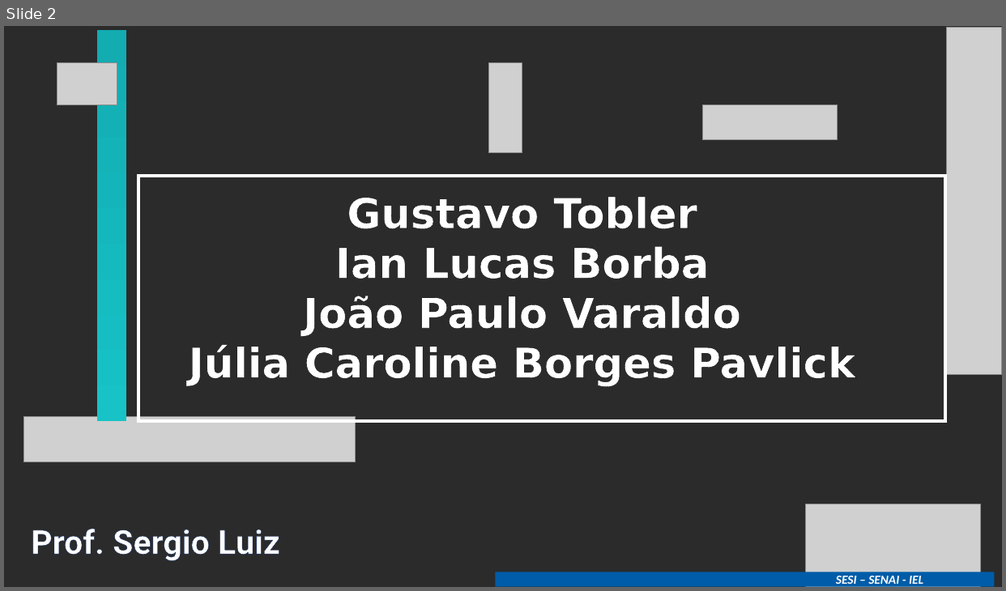
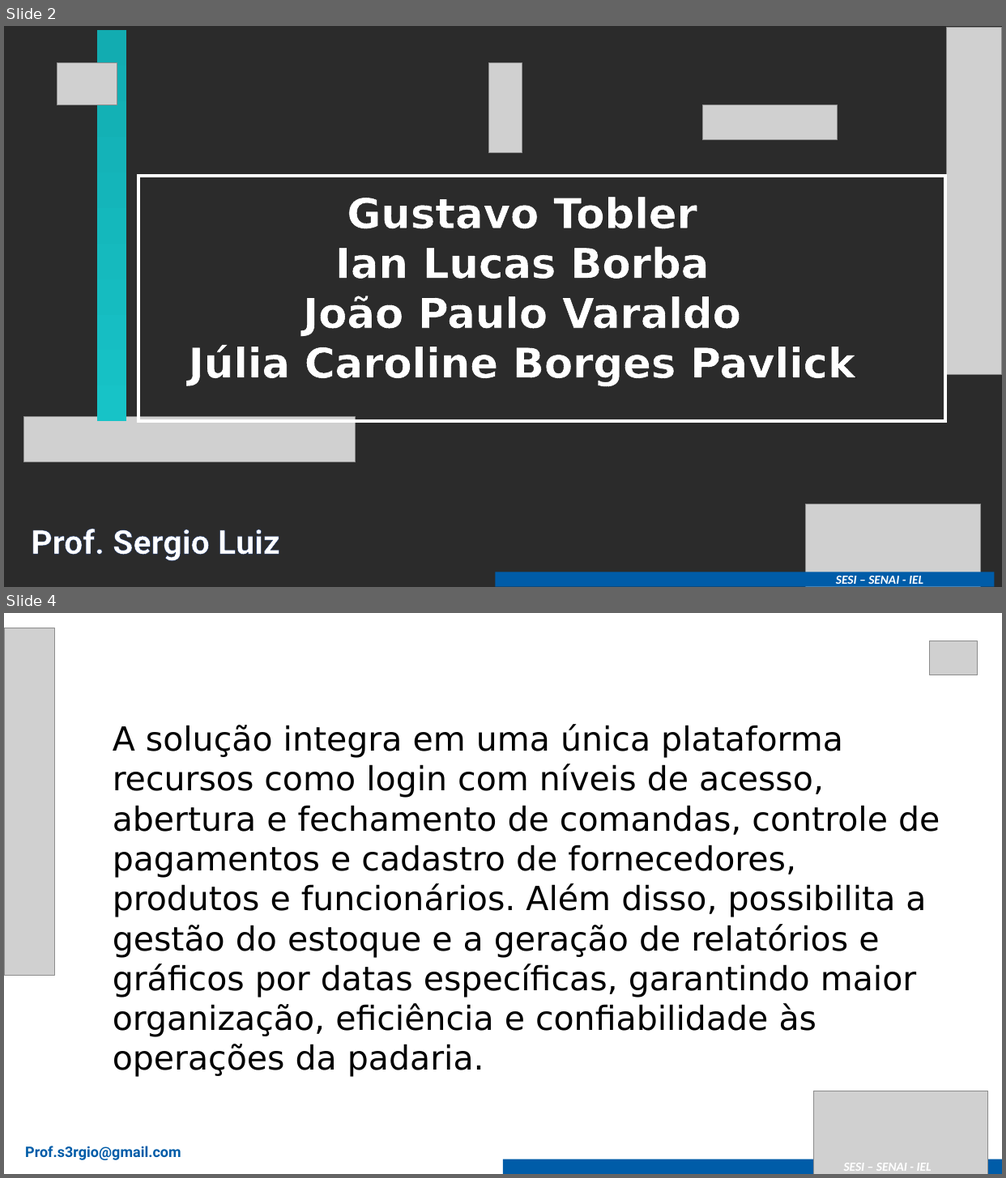
Before and after one commit to gustavotobler/SA_PADARIAALEMAO, a slide deck: 2025_Modelo Apresentação Senai - SA.pptx. Shown one above the other, each under a label of ours: slide 2 before the commit, slides 2 and 4 after it; the slides between them are not shown. The pictures are 1006x591 and 1006x1178 pixels, drawn with LibreOffice and Linux fonts; fonts in the diff are those of the drawing; grey boxes stand for pictures; background and template pictures are left out; a plain dark background stands for a picture behind light text. Boxes give left, top, right and bottom in pixels: in the first picture for what was removed or moved away, otherwise in the second. Text is boxed around its words. In the diff, an @@ line names an element or a change of style, - is before the commit and + after.

```diff
--- a/2025_Modelo Apresentação Senai - SA.pptx
+++ b/2025_Modelo Apresentação Senai - SA.pptx
@@ slide 4 added at [4,613,1002,1174], background #FFFFFF @@
@@ picture added at [4,628,54,976] @@
@@ picture added at [929,641,978,675] @@
@@ text added at [113,724,940,1077], 32 pt, text #000000 @@
+A solução integra em uma única plataforma recursos como login com níveis de acesso, abertura e fechamento de comandas, controle de pagamentos e cadastro de fornecedores, produtos e funcionários. Além disso, possibilita a gestão do estoque e a geração de relatórios e gráficos por datas específicas, garantindo maior organização, eficiência e confiabilidade às operações da padaria.
@@ picture added at [813,1091,987,1174] @@
@@ text added at [25,1146,181,1161], 14 pt, text #005CA8, bold @@
+Prof.s3rgio@gmail.com
@@ rectangle added at [503,1160,1002,1174], fill #005CA8 @@
@@ text added at [844,1163,931,1171], 12 pt, text #FFFFFF, bold, italic @@
+SESI – SENAI - IEL
```
Also in this commit, not shown: 3 slides changed.
